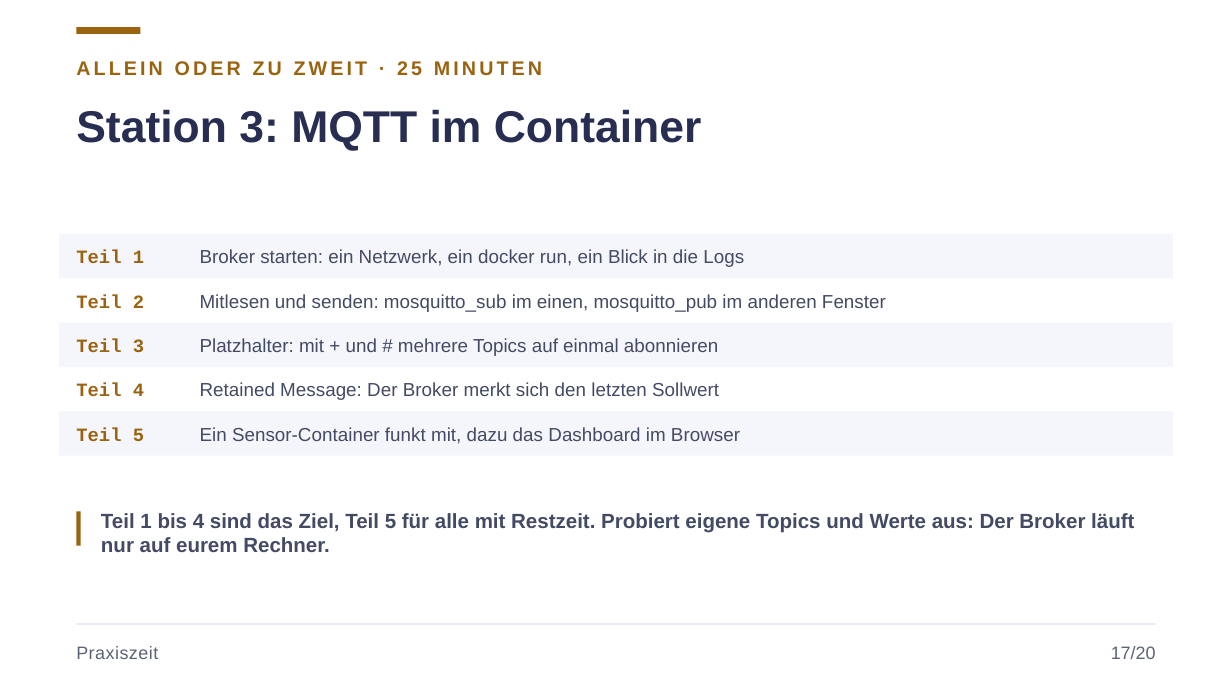
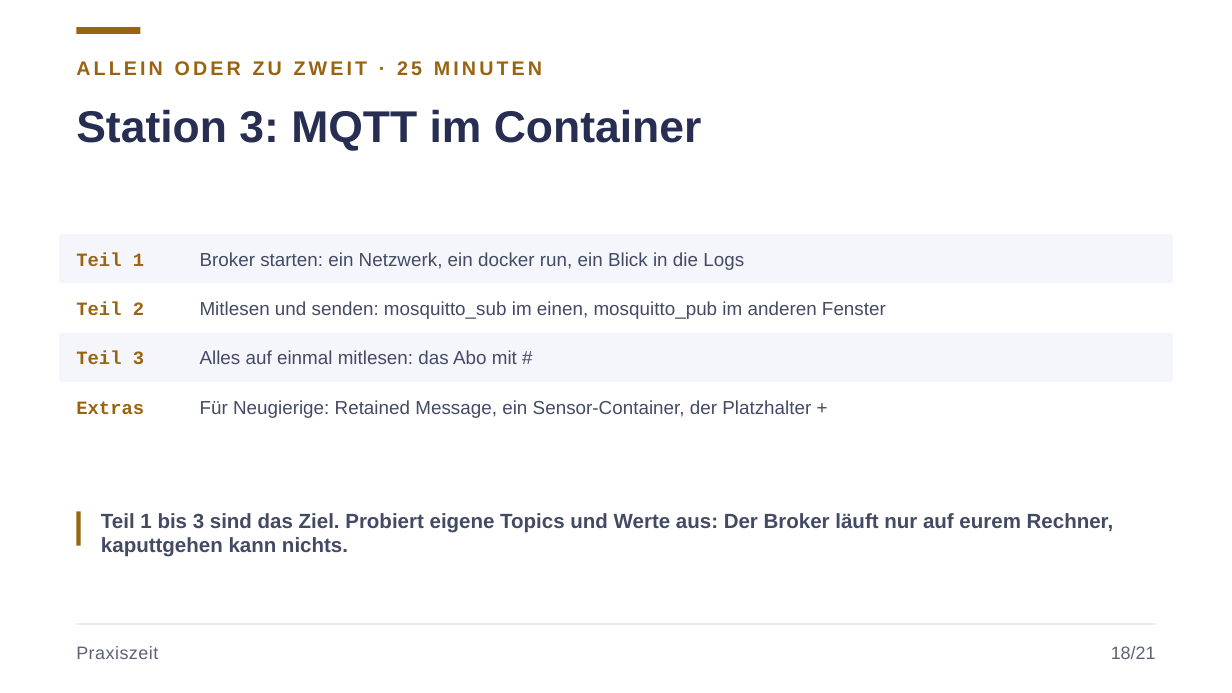
Before and after one commit to JacobMenge/kurs-unterlagen, a slide deck: slide 22 of folien/09-industrie-iot.pptx (slide 21 before the commit). Drawn at 1232x693 pixels with LibreOffice and Linux fonts; fonts in the diff are those of the drawing. Boxes give left, top, right and bottom in pixels: in the first picture for what was removed or moved away, otherwise in the second. Text is boxed around its words. In the diff, an @@ line names an element or a change of style, - is before the commit and + after.

```diff
--- a/folien/09-industrie-iot.pptx
+++ b/folien/09-industrie-iot.pptx
@@ rectangle: place and size @@
-rectangle at [59,234,1173,278]
+rectangle at [59,234,1173,283]
@@ text "Teil 2": place and size @@
-text "Teil 2" at [76,294,144,308]
+text "Teil 2" at [76,302,144,315]
@@ text "Mitlesen und senden: mosquitto_sub im ...": place and size @@
-text "Mitlesen und senden: mosquitto_sub im ..." at [200,294,886,312]
+text "Mitlesen und senden: mosquitto_sub im ..." at [200,301,886,319]
@@ rectangle: place and size @@
-rectangle at [59,323,1173,367]
+rectangle at [59,333,1173,382]
@@ text "Teil 3": place and size @@
-text "Teil 3" at [76,339,144,353]
+text "Teil 3" at [76,351,144,365]
@@ text at [200,350,517,364]: text changed @@
-Platzhalter: mit + und # mehrere Topics auf einmal abonnieren
+Alles auf einmal mitlesen: das Abo mit #
@@ text removed at [76,383,144,396] @@
-Teil 4
@@ rectangle removed at [59,411,1173,456] @@
@@ text added at [76,401,144,414], 11 pt, text #9A6310, bold @@
+Extras
@@ text at [200,400,811,418]: text changed @@
-Retained Message: Der Broker merkt sich den letzten Sollwert
+Für Neugierige: Retained Message, ein Sensor-Container, der Platzhalter +
@@ text removed at [76,427,144,441] @@
-Teil 5
@@ text removed at [200,427,740,444] @@
-Ein Sensor-Container funkt mit, dazu das Dashboard im Browser
@@ text at [101,513,1114,557]: text changed @@
-Teil 1 bis 4 sind das Ziel, Teil 5 für alle mit Restzeit. Probiert eigene Topics und Werte aus: Der Broker läuft nur auf eurem Rechner.
+Teil 1 bis 3 sind das Ziel. Probiert eigene Topics und Werte aus: Der Broker läuft nur auf eurem Rechner, kaputtgehen kann nichts.
@@ text at [1111,646,1156,659]: text changed @@
-17/20
+18/21
```
Also in this commit, not shown: 19 other slides changed, 1 slide added, 5 other files.
